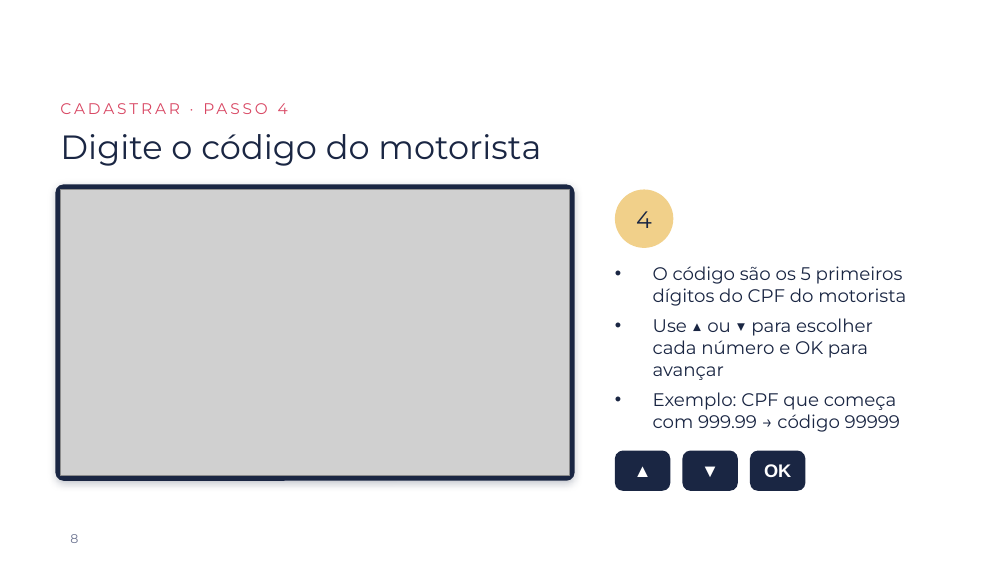
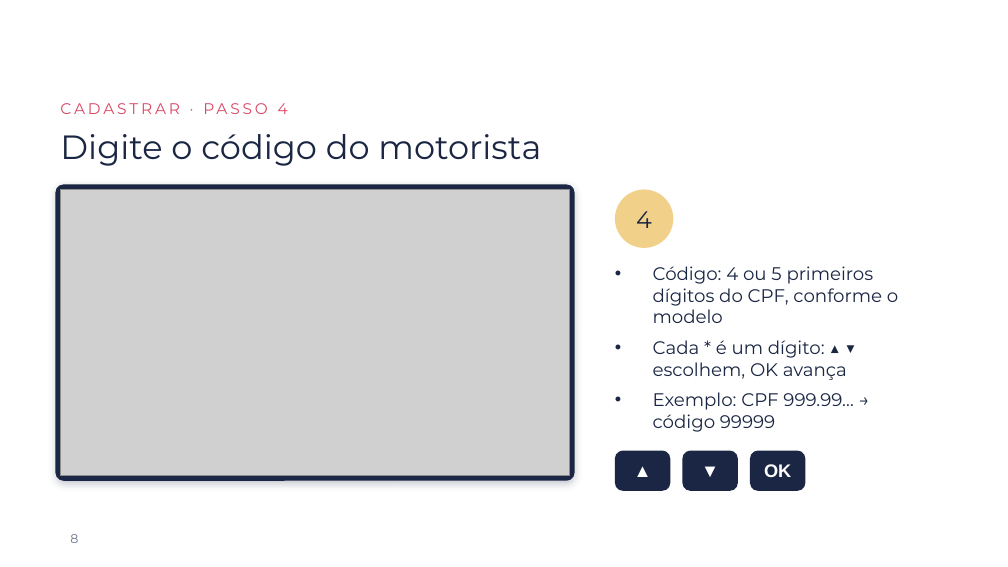
Before and after one commit to kallorvan/Manuais-de-uso, a slide deck: slide 8 of tacografo/Manual_Tacografo_Digital.pptx. Drawn at 1008x567 pixels with LibreOffice and Linux fonts; fonts in the diff are those of the drawing; grey boxes stand for pictures; background and template pictures are left out. Boxes give left, top, right and bottom in pixels: in the first picture for what was removed or moved away, otherwise in the second. Text is boxed around its words. In the diff, an @@ line names an element or a change of style, - is before the commit and + after.

```diff
--- a/tacografo/Manual_Tacografo_Digital.pptx
+++ b/tacografo/Manual_Tacografo_Digital.pptx
@@ text at [653,266,898,432]: text changed @@
-• O código são os 5 primeiros dígitos do CPF do motorista
-• Use ▲ ou ▼ para escolher cada número e OK para avançar
-• Exemplo: CPF que começa com 999.99 → código 99999
+• Código: 4 ou 5 primeiros dígitos do CPF, conforme o modelo
+• Cada * é um dígito: ▲ ▼ escolhem, OK avança
+• Exemplo: CPF 999.99… → código 99999
```
Also in this commit, not shown: 3 other files.
